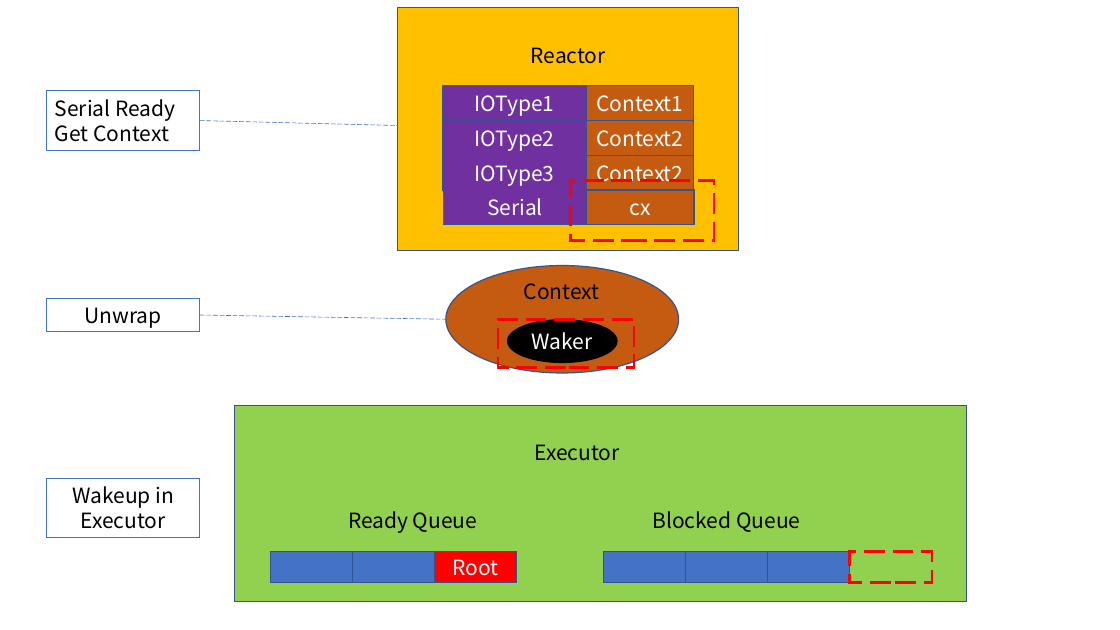
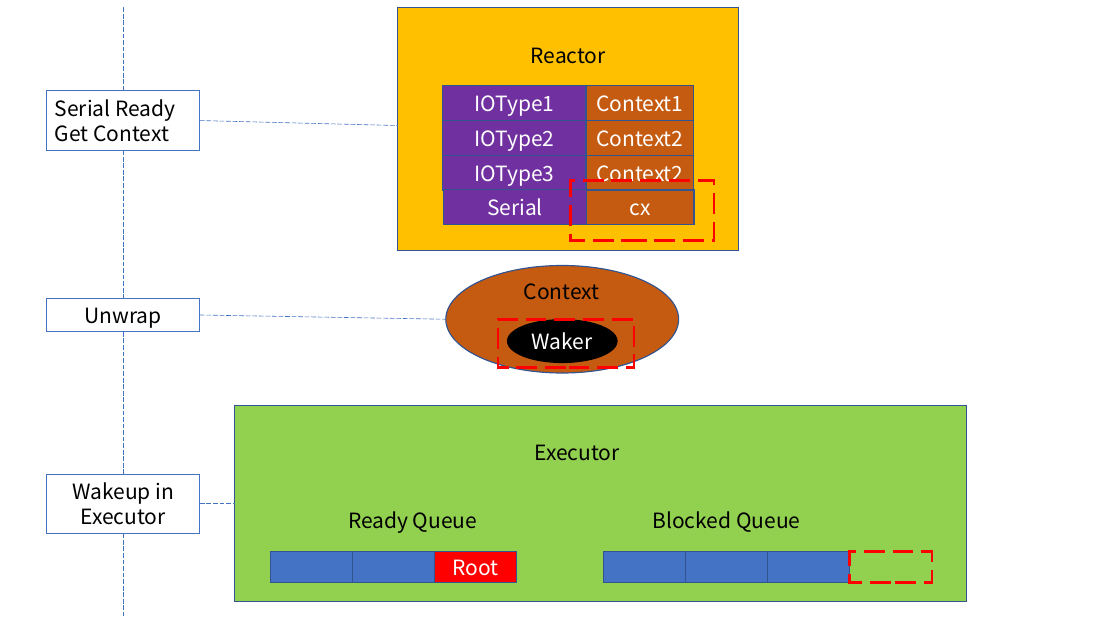
Before and after one commit to wyfcyx/osnotes, a slide deck: slide 19 of Rust/rust-async-introduction/演示文稿1.pptx. Drawn at 1120x630 pixels with LibreOffice and Linux fonts; fonts in the diff are those of the drawing. Boxes give left, top, right and bottom in pixels: in the first picture for what was removed or moved away, otherwise in the second. Text is boxed around its words. In the diff, an @@ line names an element or a change of style, - is before the commit and + after.

```diff
--- a/Rust/rust-async-introduction/演示文稿1.pptx
+++ b/Rust/rust-async-introduction/演示文稿1.pptx
@@ line added from (124, 8) to (124, 91), #4472C4 0.5 pt dashed @@
@@ line added from (124, 150) to (124, 298), #4472C4 0.5 pt dashed @@
@@ line added from (124, 332) to (124, 474), #4472C4 0.5 pt dashed @@
@@ rectangle "Wakeup in" moved from (x1=46, y1=478, x2=200, y2=538) to (x1=46, y1=474, x2=200, y2=534) @@
@@ line added from (200, 504) to (234, 504), #4472C4 0.5 pt dashed @@
@@ line added from (124, 534) to (124, 617), #4472C4 0.5 pt dashed @@
```
Also in this commit, not shown: 3 other files.
